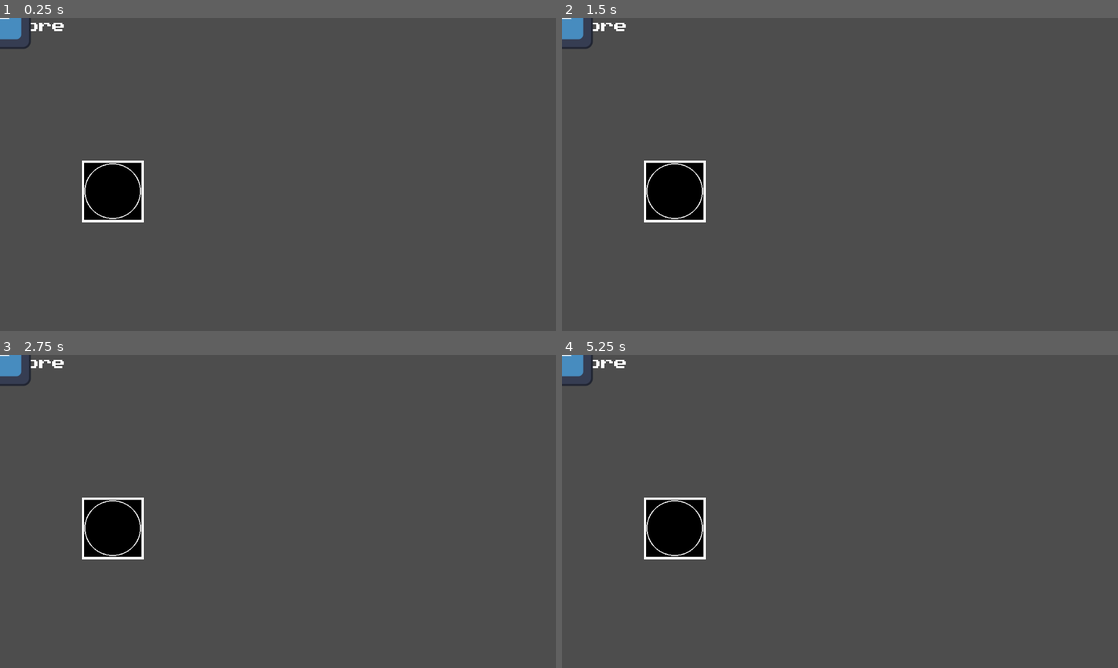
Above: before the commit, frames 1-4 (two rows, left to right).
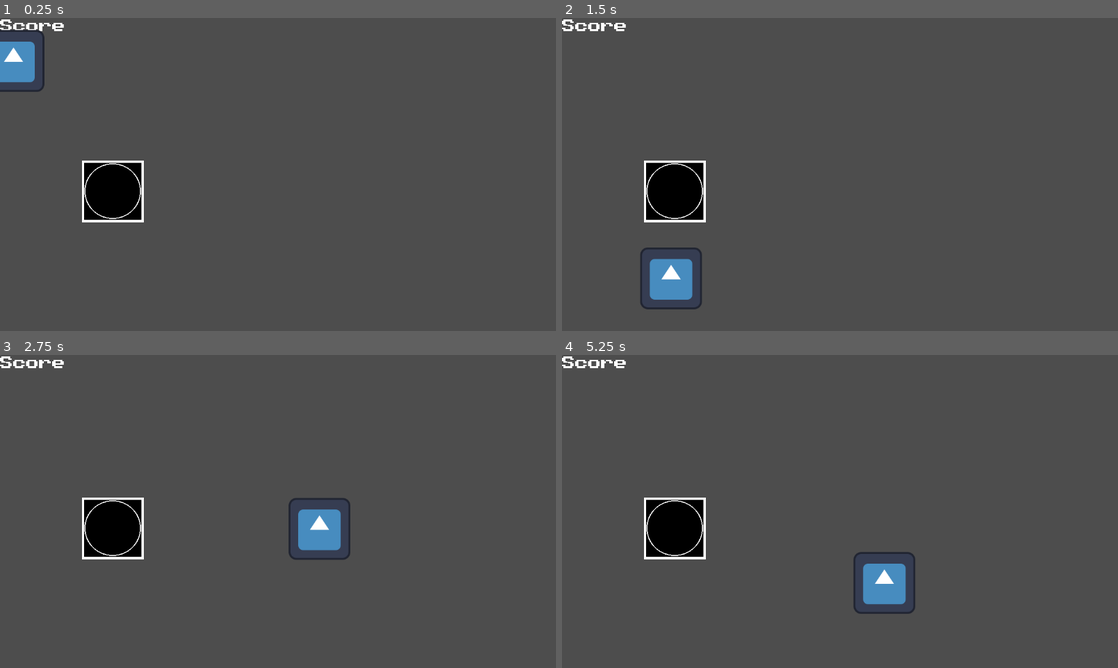
Above: after the commit, the same moments.

Repository: y1z/godot-wild-jam-84-submetions
Game: Godot game, scene res://Scenes/main.tscn
Same seed, same stepped clock (60 frames per second), same inputs: the game is played once before the commit and once after it. The engine's default icon, where the game draws it, is replaced by a stand-in: a white triangle on a blue panel in a dark square.
Inputs (mouse positions are in pixels of both pictures, inside the frame that each line leads up to):
- Up to frame 1 (0.25 s): no input
- Up to frame 2 (1.5 s): tap Enter at 0.5 s; move the mouse to (962, 158) at 0.52 s; press the mouse at (962, 158) at 0.53 s; move the mouse to (728, 190) at 1.27 s; release the mouse at (728, 190) at 1.28 s; click (728, 190) at 1.35 s
- Up to frame 3 (2.75 s): move the mouse to (333, 442) at 2.02 s; press the mouse at (333, 442) at 2.03 s; tap Enter at 2.1 s
- Up to frame 4 (5.25 s): move the mouse to (812, 574) at 2.77 s; release the mouse at (812, 574) at 2.78 s; tap F at 2.85 s; click (812, 574) at 3.05 s; move the mouse to (1006, 558) at 3.52 s; press the mouse at (1006, 558) at 3.53 s; move the mouse to (673, 464) at 4.27 s; release the mouse at (673, 464) at 4.28 s; click (673, 464) at 4.35 s; move the mouse to (867, 511) at 5.02 s; press the mouse at (867, 511) at 5.03 s; tap Enter at 5.1 s

The runs differ from the first frame. In frame 1, 1.3% of the frame differs, in the area x 0-8%, y 0-24%; in frame 2, 1.6%; in frame 3, 1.6%; in frame 4, 1.7%, in the area x 0-64%, y 0-83%.
Error before the commit: Parse Error: Value of type "String" cannot be assigned to a variable of type "Critter". (res://Scripts/critter.gd:87)

Commit message:
Everthing else.

Diff:
--- a/Entities/critter.tscn
+++ b/Entities/critter.tscn
@@ -8,10 +8,6 @@
 
 [node name="Critter" type="CharacterBody2D"]
 script = ExtResource("1_5q6ww")
-type = null
-speed = null
-target_area = null
-minimum_distance_from_target = null
 
 [node name="Sprite2D" type="Sprite2D" parent="."]
 texture = ExtResource("1_3exs8")
--- a/Scenes/main.tscn
+++ b/Scenes/main.tscn
@@ -24,10 +24,6 @@
 text_overrun_behavior = 1
 
 [node name="Critter" parent="." instance=ExtResource("2_bo1nx")]
-type = null
-speed = null
-target_area = null
-minimum_distance_from_target = null
 
 [node name="CritterGrid" parent="." instance=ExtResource("3_8gbba")]
 position = Vector2(234, 359)
--- a/Scripts/critter.gd
+++ b/Scripts/critter.gd
@@ -1,5 +1,6 @@
 extends CharacterBody2D
 class_name Critter
+
 
 #region const
 const minimum_speed = 400.0;
@@ -9,40 +10,38 @@
 
 #region var
 @export_group("VARIABLES")
-@export var type : Enums.critter_type =  Enums.critter_type.NONE
-@export var target :Vector2 = position
-@export var speed :float = 0
-@export var target_area : Rect2i ;
-@export var minimum_distance_from_target:float = 0
+@export var data:ClassData.CritterData = null
 
-var state : Enums.critter_state = Enums.critter_state.free_roam
-var rng = RandomNumberGenerator.new()
+var rng  := RandomNumberGenerator.new()
 var collision_shape : RectangleShape2D
 #endregion
 
 
-#region build-in
+#region build-in funcs
 
 func _ready() -> void:
+	if data == null:
+		data = ClassData.CritterData.new()
+
 	collision_shape = %"Critter Hitbox".shape;
-	if speed < minimum_speed :
-		speed = minimum_speed
+	if data.speed < minimum_speed :
+		data.speed = minimum_speed
 
-	if minimum_distance_from_target < 0.1:
-		minimum_distance_from_target = default_minimum_distance_from_target;
+	if data.minimum_distance_from_target < 0.1:
+		data.minimum_distance_from_target = default_minimum_distance_from_target;
 
-	if target_area.size.x == 0 && target_area.size.y == 0:
-		target_area = default_target_area
+	if data.target_area.size.x == 0 && data.target_area.size.y == 0:
+		data.target_area = default_target_area
 
 	pass
 
-func _input(event):
+func _input(event:InputEvent) -> void:
 	if event.is_action_pressed(&"l_click"):
 		handle_left_click()
 	pass
 
 func _process(_delta: float) -> void:
-	match state:
+	match data.state:
 		Enums.critter_state.free_roam:
 			free_roam_state()
 		Enums.critter_state.clicked_on:
@@ -50,12 +49,12 @@
 		Enums.critter_state.stoped:
 			pass
 		_:
-			push_error("Unhandled case %s" % state)
+			push_error("Unhandled case %s" % data.state)
 	pass
 
-func _physics_process(_delta):
+func _physics_process(_delta:float) -> void:
 
-	match state:
+	match data.state:
 		Enums.critter_state.free_roam:
 			physics_free_roam()
 		Enums.critter_state.clicked_on:
@@ -64,27 +63,27 @@
 		Enums.critter_state.stoped:
 			pass
 		_:
-			push_error("Unhandled case %s" % state)
+			push_error("Unhandled case %s" % data.state)
 	pass
 #endregion
 
 func gen_random_pos() -> Vector2:
-	var result = Vector2(0,0)
-	var rand_x_pos = rng.randf_range(0,target_area.size.x)
-	var rand_y_pos = rng.randf_range(0,target_area.size.y)
+	var result := Vector2(0,0)
+	var rand_x_pos := rng.randf_range(0,data.target_area.size.x)
+	var rand_y_pos := rng.randf_range(0,data.target_area.size.y)
 	result.x = rand_x_pos;
 	result.y = rand_y_pos;
 	return result;
 
 func handle_left_click() -> void:
-	match state:
+	match data.state:
 		Enums.critter_state.free_roam:
 			var has_been_clicked_on:bool = Util.does_mouse_intersect_with_rect(collision_shape.get_rect() ,self)
 			if has_been_clicked_on:
-				state = Enums.critter_state.clicked_on
+				data.state = Enums.critter_state.clicked_on
 		Enums.critter_state.clicked_on:
-			var eventData:EventBus.ClickedWithCreatureData
-			eventData.critter = get_class()
+			var eventData:EventBus.ClickedWithCreatureData=EventBus.ClickedWithCreatureData.new()
+			eventData.critter = data;
 			eventData.global_mouse_pos = get_global_mouse_position()
 			EventBus.clicked_with_creature.emit(eventData)
 	pass
@@ -92,15 +91,17 @@
 #region state functions
 
 func free_roam_state() -> void:
-	if target.distance_to(position) < minimum_distance_from_target:
-		target = gen_random_pos()
+	if data.target.distance_to(position) < data.minimum_distance_from_target:
+		data.target = gen_random_pos()
 	pass
 
-func physics_free_roam():
-	velocity = position.direction_to(target) * speed
+func physics_free_roam() -> void:
+	velocity = position.direction_to(data.target) *data.speed
 
-	if position.distance_to(target) > 10:
+	if position.distance_to(data.target) > 10:
+		@warning_ignore_start("return_value_discarded")
 		move_and_slide()
+		@warning_ignore_restore("return_value_discarded")
 	pass
 
 func click_on_state() -> void:
--- a/Scripts/event_bus.gd
+++ b/Scripts/event_bus.gd
@@ -2,7 +2,7 @@
 
 class ClickedWithCreatureData:
 	var global_mouse_pos :Vector2
-	var critter : Critter
+	var critter : ClassData.CritterData
 
 
 signal clicked_with_creature(data :ClickedWithCreatureData)
--- a/project.godot
+++ b/project.godot
@@ -19,8 +19,20 @@
 [autoload]
 
 Constants="*res://Scripts/constants.gd"
+ClassData="*res://Scripts/class_data.gd"
+EventBus="*res://Scripts/event_bus.gd"
 Util="*res://Scripts/util.gd"
-EventBus="*res://Scripts/event_bus.gd"
+
+[debug]
+
+gdscript/warnings/shadowed_variable=2
+gdscript/warnings/shadowed_variable_base_class=2
+gdscript/warnings/shadowed_global_identifier=2
+gdscript/warnings/unreachable_pattern=2
+gdscript/warnings/untyped_declaration=1
+gdscript/warnings/unsafe_method_access=1
+gdscript/warnings/return_value_discarded=1
+gdscript/warnings/confusable_local_usage=2
 
 [display]
 
